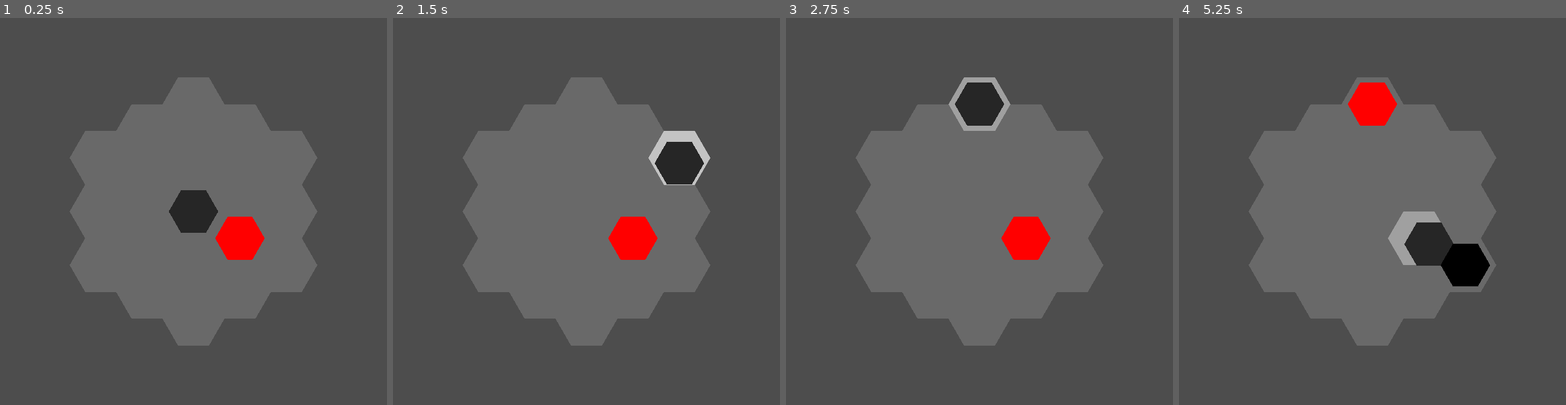
Above: before the commit, frames 1-4 (left to right).
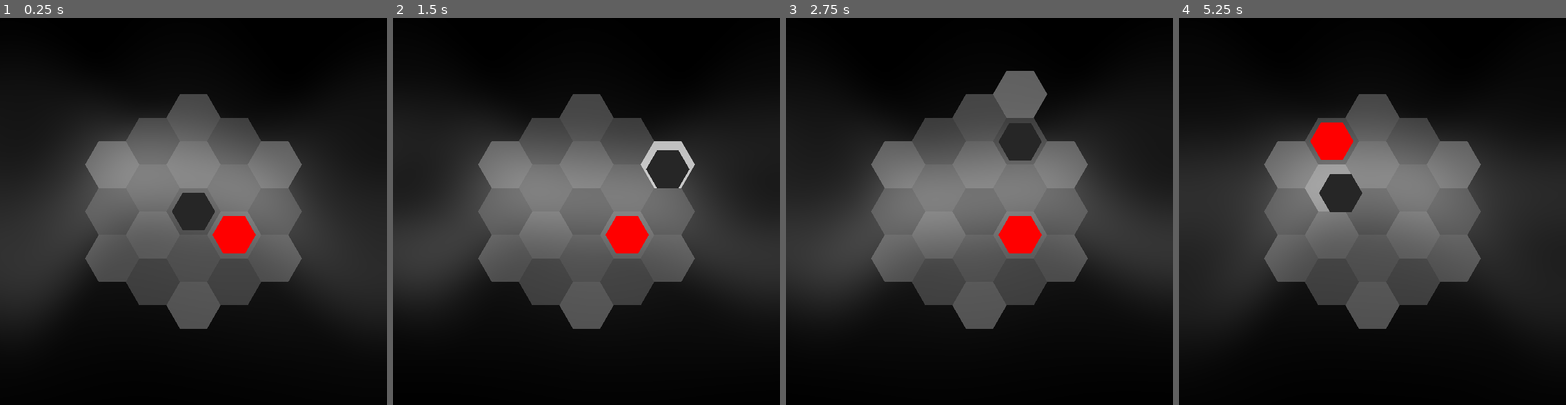
Above: after the commit, the same moments.

Repository: redpebble/sneksagon
Game: Godot game, scene res://scenes/map.tscn
The game is run twice, just before and just after one commit, with the same random seed, the same clock (stepped at 60 frames per second) and the same inputs. Sound files missing from this copy of the repository are replaced by a short silence.
Inputs (mouse positions are in pixels of both pictures, inside the frame that each line leads up to):
- Up to frame 1 (0.25 s): no input
- Up to frame 2 (1.5 s): tap Enter at 0.5 s; move the mouse to (671, 192) at 0.52 s; press the mouse at (671, 192) at 0.53 s; hold D (down_right) 0.53-1.28 s; move the mouse to (509, 230) at 1.27 s; release the mouse at (509, 230) at 1.28 s; hold S (down) from 1.28 s (still down); click (509, 230) at 1.35 s
- Up to frame 3 (2.75 s): move the mouse to (1018, 126) at 2.02 s; release S (down) at 2.03 s; press the mouse at (1018, 126) at 2.03 s; hold D (down_right) from 2.03 s (still down)
- Up to frame 4 (5.25 s): move the mouse to (1353, 288) at 2.77 s; release D (down_right) at 2.78 s; release the mouse at (1353, 288) at 2.78 s; hold W (up) 2.78-3.53 s; click (1353, 288) at 2.85 s; move the mouse to (1488, 269) at 3.52 s; press the mouse at (1488, 269) at 3.53 s; hold A (down_left) 3.53-5.03 s; move the mouse to (1256, 153) at 4.27 s; release the mouse at (1256, 153) at 4.28 s; click (1256, 153) at 4.35 s; move the mouse to (1391, 211) at 5.02 s; press the mouse at (1391, 211) at 5.03 s; hold S (down) from 5.03 s (still down)

The runs differ from the first frame. In frame 1, 81% of the frame differs, in the area x 0-100%, y 0-100%; in frame 2, 80%; in frame 3, 78%; in frame 4, 86%.

Commit message:
Restored map hex coloring + Experimental wave background effect

Diff:
--- a/project.godot
+++ b/project.godot
@@ -26,6 +26,7 @@
 
 window/size/viewport_width=600
 window/size/viewport_height=600
+window/stretch/mode="canvas_items"
 
 [input]
 
--- a/scenes/camera/camera.gd
+++ b/scenes/camera/camera.gd
@@ -13,4 +13,4 @@
 	ignore_rotation = false
 	rotation = 0
 	var t = create_tween().set_ease(Tween.EASE_IN_OUT).set_trans(Tween.TRANS_EXPO)
-	t.tween_property(self, "rotation", 2 * PI * 3, 1.4)
+	t.tween_property(self, "rotation", 2 * PI * 2, 1.8)
--- a/scenes/map.gd
+++ b/scenes/map.gd
@@ -1,7 +1,7 @@
 extends Node2D
 
+@export var hex_color : Color = Color.WHITE
 @export_range(0.0, 0.5, 0.05) var grid_contrast : float = 0.15
-@export_range(0.0, 1.0, 0.05) var grid_opacity : float = 0.3
 
 @onready var camera = $Camera2D
 
@@ -27,17 +27,15 @@
 			var shift_amount : int = floori(0.5 * i) * -1
 			var adjusted_j   : int = j + shift_amount
 			var d = wrapi(adjusted_j - wrapi(i, 0, 3), 0, 3) * grid_contrast
-			var color = Color.WHITE.darkened(d)
-			color.a = grid_opacity
-			MapManager.create_hex(hex_scene.instantiate(), Vector2(i, adjusted_j), color)
+			MapManager.create_hex(hex_scene.instantiate(), Vector2(i, adjusted_j), hex_color.darkened(d))
 
 
 func generate_grid(side_length : int):
 	var long_diagonal : int = (2 * side_length) - 1
 	var window_size : Vector2 = get_window().size
-	var playfield = window_size * 0.4
+	var playfield = window_size * 0.6
 	MapManager.grid_map_origin = window_size * 0.5
-	MapManager.hex_scale = playfield.x / long_diagonal
+	MapManager.hex_scale = playfield.x / long_diagonal * 0.59 # magic number to fix scale
 
 	var grid_center_offset = Vector2(-side_length + 1, side_length - 1)
 
@@ -51,5 +49,8 @@
 
 		var line_length = side_length + growth_amount
 		for i in line_length:
+			# brightness patterning
+			var d = wrapi(j + 1 + wrapi(i + i_shift , 0, 3), 0, 3) * grid_contrast
+			# create hex with respect the grid's center
 			var hex_coords = grid_center_offset + Vector2(i + i_shift, -j)
-			MapManager.create_hex(hex_scene.instantiate(), hex_coords, Color.DIM_GRAY)
+			MapManager.create_hex(hex_scene.instantiate(), hex_coords, hex_color.darkened(d))
--- a/scenes/map.tscn
+++ b/scenes/map.tscn
@@ -1,10 +1,32 @@
-[gd_scene load_steps=3 format=3 uid="uid://diuykrg1nilh"]
+[gd_scene load_steps=5 format=3 uid="uid://diuykrg1nilh"]
 
 [ext_resource type="Script" uid="uid://6joi0b4nq07b" path="res://scenes/map.gd" id="1_4xfga"]
+[ext_resource type="Shader" uid="uid://3580qhc8ixlk" path="res://scenes/shaders/plasma_wave.gdshader" id="2_gldc4"]
 [ext_resource type="PackedScene" uid="uid://dbk3p3q8hhi52" path="res://scenes/camera/camera.tscn" id="2_paxxb"]
+
+[sub_resource type="ShaderMaterial" id="ShaderMaterial_0cso3"]
+shader = ExtResource("2_gldc4")
+shader_parameter/gridSmoothWidth = 2.0
+shader_parameter/scale = 5.0
+shader_parameter/minOffsetSpread = 11.0
+shader_parameter/maxOffsetSpread = 5.5
+shader_parameter/lineColor = Color(0.0430388, 0.0430393, 0.0430388, 1)
+shader_parameter/bkgColor = Color(0, 0, 0, 1)
+shader_parameter/linesPerGroup = 12
+shader_parameter/circleOpacity = 0.3
+shader_parameter/hBorder = 2.0
 
 [node name="Map" type="Node2D"]
 script = ExtResource("1_4xfga")
+hex_color = Color(0.941176, 0.941176, 0.941176, 0.305882)
+
+[node name="ColorRect" type="ColorRect" parent="."]
+material = SubResource("ShaderMaterial_0cso3")
+offset_left = -168.0
+offset_top = -168.0
+offset_right = 768.0
+offset_bottom = 768.0
+size_flags_horizontal = 3
 
 [node name="Camera2D" parent="." instance=ExtResource("2_paxxb")]
 position = Vector2(300, 300)
--- /dev/null
+++ b/scenes/shaders/plasma_wave.gdshader
@@ -0,0 +1,102 @@
+// Modified version of Plasma Waves by kcfresh53 on GodotShaders.com
+// https://godotshaders.com/shader/plasma-waves/
+
+shader_type canvas_item;
+
+const float overallSpeed = 0.4;
+uniform float gridSmoothWidth : hint_range(0.0, 2.0, 0.01)= 0.08;
+const float axisWidth = 0.05;
+const float majorLineWidth = 0.025;
+const float minorLineWidth = 0.0325;
+const float majorLineFrequency = 5.0;
+const float minorLineFrequency = 1.0;
+const vec4 gridColor = vec4(0.5);
+const float minLineWidth = 5.0;
+const float maxLineWidth = 20.0;
+const float lineSpeed = 1.0 * overallSpeed;
+const float lineAmplitude = 0.0;
+const float lineFrequency = 1.0;
+const float warpSpeed = 2.0 * overallSpeed;
+const float warpFrequency = 0.4;
+const float warpAmplitude = 0.2;
+const float offsetFrequency = 0.0001;
+const float offsetSpeed = 0.3 * overallSpeed;
+
+uniform float scale : hint_range(0.0, 20.0, 0.5) = 5.0;
+uniform float minOffsetSpread : hint_range(0.0, 50.0, 0.5) = 4.0;
+uniform float maxOffsetSpread : hint_range(0.0, 50.0, 0.5) = 0.0;
+uniform vec4 lineColor : source_color = vec4(0.25, 0.5, 1.0, 1.0);
+uniform vec4 bkgColor : source_color = vec4(0.25, 0.5, 1.0, 1.0);
+uniform int linesPerGroup = 4;
+uniform float circleOpacity : hint_range(0.0, 1.0, 0.1) = 0.0;
+uniform float hBorder : hint_range(1.0, 2.0, 0.1) = 1.9;
+
+#define drawCircle(P, r, U)     smoothstep(r + gridSmoothWidth, r, length(U - (P)))
+#define drawSmoothLine(P, w, t) smoothstep((w) / 2.0, 0.0, abs(P - (t)))
+#define drawCrispLine(P, w, t)  smoothstep(gridSmoothWidth, 0.0, abs(P - (w) / 2.0 - (t)))
+#define drawPeriodicLine(f, w, t)  drawCrispLine(f / 2.0, w, abs(mod(t, f) - f / 2.0))
+
+float drawGridLines(float axis)
+{
+    return drawCrispLine(0.0, axisWidth, axis)
+        + drawPeriodicLine(majorLineFrequency, majorLineWidth, axis)
+        + drawPeriodicLine(minorLineFrequency, minorLineWidth, axis);
+}
+
+float drawGrid(vec2 space)
+{
+    return min(1.0, drawGridLines(space.x)
+                  + drawGridLines(space.y));
+}
+
+// Probably can optimize w/ noise, but currently using Fourier transform
+float random(float t)
+{
+    return (cos(t) + cos(t * 1.3 + 1.3) + cos(t * 1.4 + 1.4)) / 3.0;
+}
+
+float getPlasmaY(float x, float horizontalFade, float offset)
+{
+    return random(x * lineFrequency + TIME * lineSpeed) * horizontalFade * lineAmplitude + offset;
+}
+
+void fragment() {
+
+    vec2 uv = FRAGCOORD.xy.xy / (1.0/SCREEN_PIXEL_SIZE).xy;
+    vec2 space = (FRAGCOORD.xy - (1.0/SCREEN_PIXEL_SIZE).xy / 2.0) / (1.0/SCREEN_PIXEL_SIZE).x * 2.0 * scale;
+
+    float horizontalFade = hBorder - (cos(uv.x * 6.28) * 0.5 + 0.5);
+    float verticalFade = 1.0 - (cos(uv.y * 6.28) * 0.5 + 0.5);
+
+    // Fun with nonlinear transformations! (wind / turbulence)
+    space.y += random(space.x * warpFrequency + TIME * warpSpeed) * warpAmplitude * (0.5 + horizontalFade);
+    space.x += random(space.y * warpFrequency + TIME * warpSpeed + 2.0) * warpAmplitude * horizontalFade;
+
+    vec4 lines = vec4(0);
+
+    for (int l = 0; l < linesPerGroup; l++)
+    {
+        float normalizedLineIndex = float(l) / float(linesPerGroup);
+        float offsetTime = TIME * offsetSpeed;
+        float offsetPosition = float(l) + space.x * offsetFrequency;
+        float rand = random(offsetPosition + offsetTime) * 0.5 + 0.5;
+        float halfWidth = mix(minLineWidth, maxLineWidth, rand * horizontalFade) / 2.0;
+        float offset = random(offsetPosition + offsetTime * (1.0 + normalizedLineIndex)) * mix(minOffsetSpread, maxOffsetSpread, horizontalFade);
+        float linePosition = getPlasmaY(space.x, horizontalFade, offset);
+        float line = drawSmoothLine(linePosition, halfWidth, space.y) / 2.0 + drawCrispLine(linePosition, halfWidth * 0.15, space.y);
+
+        float circleX = mod(float(l) + TIME * lineSpeed, 25.0) - 12.0;
+        vec2 circlePosition = vec2(circleX, getPlasmaY(circleX, horizontalFade, offset));
+        float circle = drawCircle(circlePosition, 0.01, space) * 4.0;
+
+        line = line + circle * circleOpacity;
+        lines += line * lineColor * rand;
+    }
+
+	COLOR = bkgColor;
+    COLOR *= verticalFade;
+    COLOR.a = 1.0;
+    // Debug grid:
+    // COLOR = mix(COLOR, gridColor, drawGrid(space));
+    COLOR += lines;
+}
--- a/scenes/singleton/map_manager.gd
+++ b/scenes/singleton/map_manager.gd
@@ -136,5 +136,4 @@
 	if input_width == 0.0:
 		push_warning("Cannot calculate scale value from input of 0. Returning 1.0.")
 		return
-	print(get_hex_width())
 	node.scale = Vector2.ONE * get_hex_width() / input_width
Not shown, added: scenes/shaders/plasma_wave.gdshader.uid
